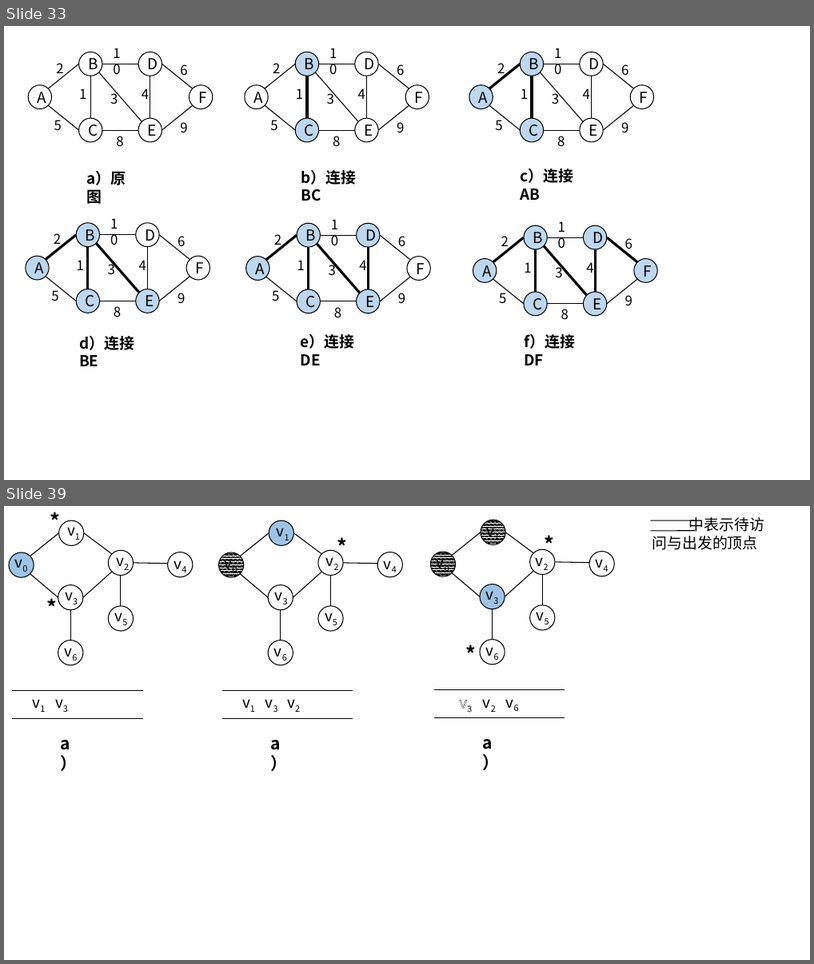
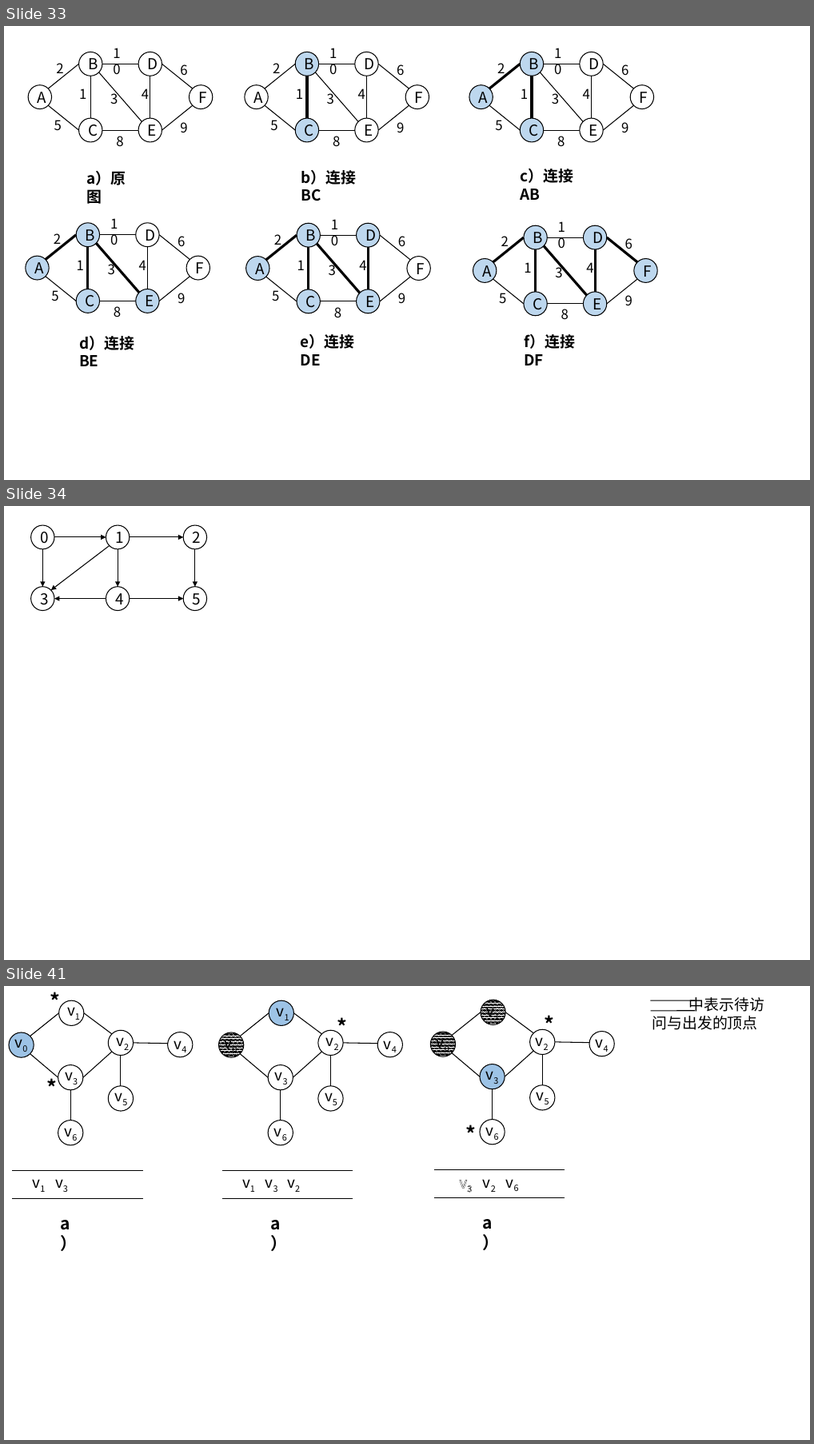
Before and after one commit to CoreLoop163/CoreLoopBooks, a slide deck: data_structure/assets/pics_and_ppts/ch5/画图用、.pptx. Shown one above the other, each under a label of ours: slides 33 and 39 before the commit, slides 33, 34 and 41 after it; the slides between them are not shown. The pictures are 814x964 and 814x1444 pixels, drawn with LibreOffice and Linux fonts; fonts in the diff are those of the drawing. Boxes give left, top, right and bottom in pixels: in the first picture for what was removed or moved away, otherwise in the second. Text is boxed around its words. In the diff, an @@ line names an element or a change of style, - is before the commit and + after.

```diff
--- a/data_structure/assets/pics_and_ppts/ch5/画图用、.pptx
+++ b/data_structure/assets/pics_and_ppts/ch5/画图用、.pptx
@@ slide 34 added at <box>4,506,810,960</box>, background #FFFFFF @@
@@ ellipse added at <box>31,525,55,549</box>, fill #FFFFFF, outline #000000 1 pt, 18 pt, text #000000 @@
+0
@@ ellipse added at <box>106,525,130,549</box>, fill #FFFFFF, outline #000000 1 pt, 18 pt, text #000000 @@
+1
@@ ellipse added at <box>184,525,207,549</box>, fill #FFFFFF, outline #000000 1 pt, 18 pt, text #000000 @@
+2
@@ arrow added from (42, 549) to (42, 587), #000000 1 pt @@
@@ arrow added from (110, 546) to (51, 590), #000000 1 pt @@
@@ arrow added from (54, 537) to (106, 537), #000000 1 pt @@
@@ arrow added from (118, 549) to (118, 587), #000000 1 pt @@
@@ arrow added from (130, 537) to (184, 537), #000000 1 pt @@
@@ arrow added from (195, 549) to (195, 587), #000000 1 pt @@
@@ ellipse added at <box>31,587,55,611</box>, fill #FFFFFF, outline #000000 1 pt, 18 pt, text #000000 @@
+3
@@ arrow added from (106, 599) to (54, 599), #000000 1 pt @@
@@ ellipse added at <box>106,587,130,611</box>, fill #FFFFFF, outline #000000 1 pt, 18 pt, text #000000 @@
+4
@@ arrow added from (130, 599) to (184, 599), #000000 1 pt @@
@@ ellipse added at <box>184,587,207,611</box>, fill #FFFFFF, outline #000000 1 pt, 18 pt, text #000000 @@
+5
@@ what was slide 39 is now slide 41 @@
```
Also in this commit, not shown: 5 other slides added, 4 slides removed, 55 other files.
